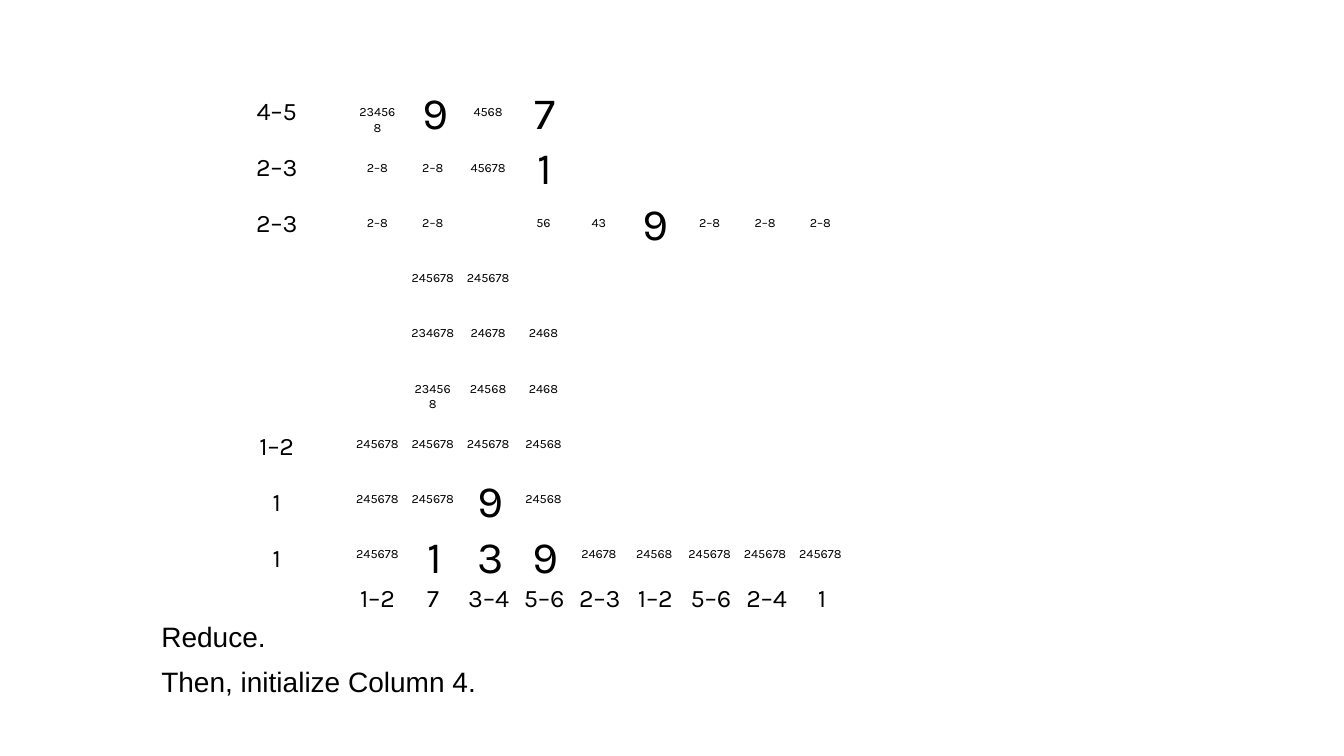
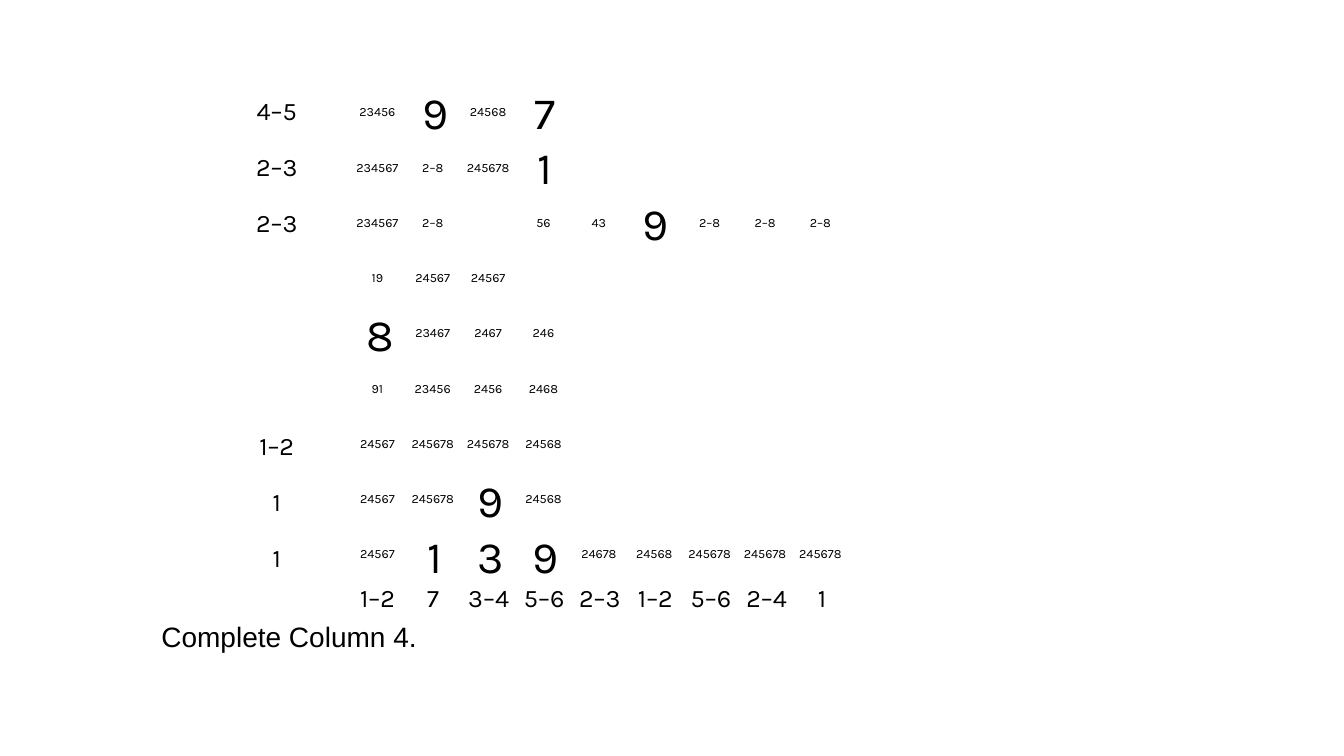
Before and after one commit to jhardis/WSJ_Number_Puzzles, a slide deck: slide 12 of 20260321_2.pptx (slide 9 before the commit). Drawn at 1344x756 pixels with LibreOffice and Linux fonts; fonts in the diff are those of the drawing; background and template pictures are left out. Boxes give left, top, right and bottom in pixels: in the first picture for what was removed or moved away, otherwise in the second. Text is boxed around its words. In the diff, an @@ line names an element or a change of style, - is before the commit and + after.

```diff
--- a/20260321_2.pptx
+++ b/20260321_2.pptx
@@ text at [470,108,506,116]: text changed @@
-4568
+24568
@@ text at [356,164,398,172]: text changed @@
-2–8
+234567
@@ text "245678": place and size @@
-text "245678" at [467,274,509,282]
+text "245678" at [467,164,509,172]
@@ text removed at [471,164,506,172] @@
-45678
@@ text at [356,219,398,227]: text changed @@
-2–8
+234567
@@ text added at [372,274,383,282], 9 pt, text #000000 @@
+19
@@ text at [415,274,450,282]: text changed @@
-245678
+24567
@@ text added at [471,274,506,282], 9 pt, text #000000 @@
+24567
@@ text added at [366,322,394,352], 32 pt, text #000000 @@
+8
@@ text at [415,329,450,337]: text changed @@
-234678
+23467
@@ text at [474,329,501,337]: text changed @@
-24678
+2467
@@ text at [533,329,555,337]: text changed @@
-2468
+246
@@ text added at [372,385,383,393], 9 pt, text #000000 @@
+91
@@ text at [474,385,503,393]: text changed @@
-24568
+2456
@@ text at [360,440,395,448]: text changed @@
-245678
+24567
@@ text at [360,495,395,503]: text changed @@
-245678
+24567
@@ text at [360,550,395,558]: text changed @@
-245678
+24567
@@ text at [161,626,416,652]: text changed @@
-Reduce.
-Then, initialize Column 4.
+Complete Column 4.
```
Also in this commit, not shown: 14 other slides changed, 1 slide added, 1 other file.
